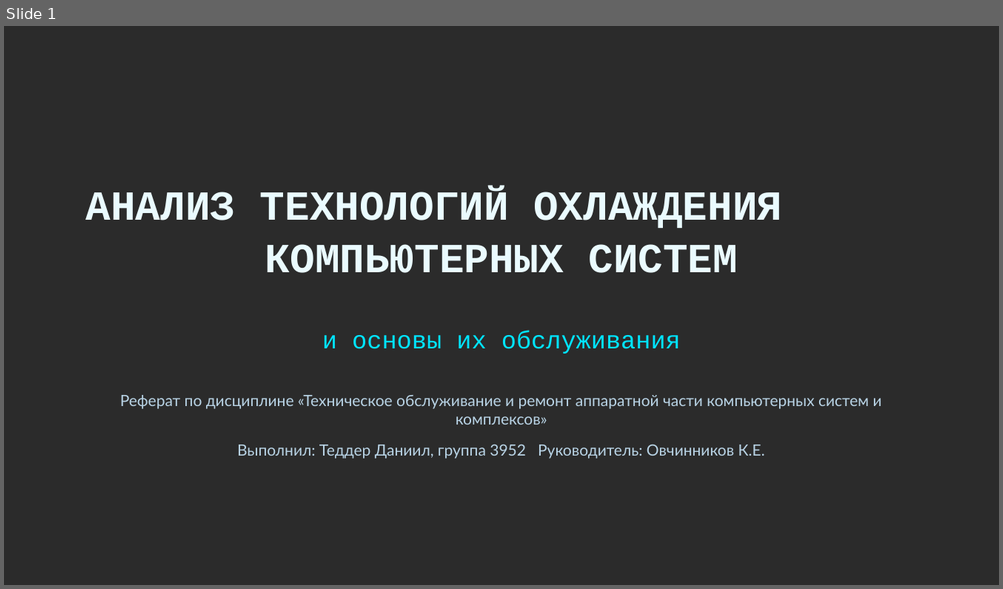
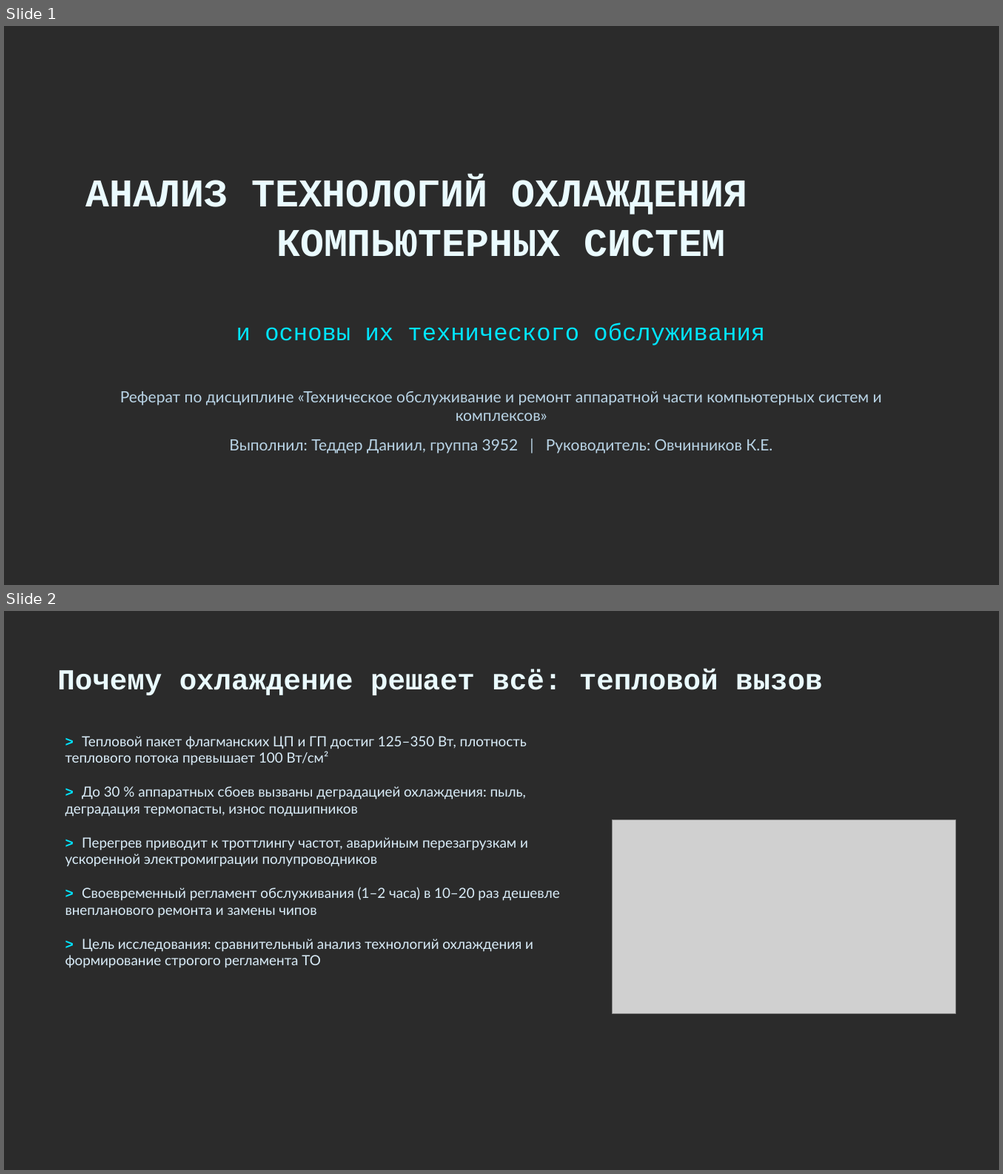
Before and after one commit to Danjar2005/Referat-Ovechka, a slide deck: ОВЧ-ЭКЗ/Итоговые работы/3952_Теддер_Д_ОхлаждениеКомпьютерныхСистем_Презентация.pptx. Shown one above the other, each under a label of ours: slide 1 before the commit, slides 1 and 2 after it. The pictures are 1003x589 and 1003x1174 pixels, drawn with LibreOffice and Linux fonts; fonts in the diff are those of the drawing; grey boxes stand for pictures; background and template pictures are left out; a plain dark background stands for a picture behind light text. Boxes give left, top, right and bottom in pixels: in the first picture for what was removed or moved away, otherwise in the second. Text is boxed around its words. In the diff, an @@ line names an element or a change of style, - is before the commit and + after.

```diff
--- a/ОВЧ-ЭКЗ/Итоговые работы/3952_Теддер_Д_ОхлаждениеКомпьютерныхСистем_Презентация.pptx
+++ b/ОВЧ-ЭКЗ/Итоговые работы/3952_Теддер_Д_ОхлаждениеКомпьютерныхСистем_Презентация.pptx
@@ slide 2 added at [4,611,999,1170], background picture (left out) @@
@@ text added at [57,669,822,695], 28 pt, text #EAFBFF, bold @@
+Почему охлаждение решает всё: тепловой вызов
@@ text added at [65,736,526,766], 13.5 pt, text #D9ECF8 @@
+> Тепловой пакет флагманских ЦП и ГП достиг 125–350 Вт, плотность теплового потока превышает 100 Вт/см²
@@ text added at [65,786,526,817], 13.5 pt, text #D9ECF8 @@
+> До 30 % аппаратных сбоев вызваны деградацией охлаждения: пыль, деградация термопасты, износ подшипников
@@ picture added at [612,820,956,1014] @@
@@ text added at [65,837,528,867], 13.5 pt, text #D9ECF8 @@
+> Перегрев приводит к троттлингу частот, аварийным перезагрузкам и ускоренной электромиграции полупроводников
@@ text added at [65,887,560,918], 13.5 pt, text #D9ECF8 @@
+> Своевременный регламент обслуживания (1–2 часа) в 10–20 раз дешевле внепланового ремонта и замены чипов
@@ text added at [65,939,533,968], 13.5 pt, text #D9ECF8 @@
+> Цель исследования: сравнительный анализ технологий охлаждения и формирование строгого регламента ТО
@@ slide 1 changed as well @@
@@ text "АНАЛИЗ ТЕХНОЛОГИЙ ОХЛАЖДЕНИЯ КОМПЬЮТЕРНЫХ СИСТЕМ": place and size @@
-text "АНАЛИЗ ТЕХНОЛОГИЙ ОХЛАЖДЕНИЯ КОМПЬЮТЕРНЫХ СИСТЕМ" at [86,190,782,273]
+text "АНАЛИЗ ТЕХНОЛОГИЙ ОХЛАЖДЕНИЯ КОМПЬЮТЕРНЫХ СИСТЕМ" at [86,178,747,257]
@@ text "АНАЛИЗ ТЕХНОЛОГИЙ ОХЛАЖДЕНИЯ КОМПЬЮТЕРНЫХ СИСТЕМ" at [86,178,747,257]: size 40 to 38 pt @@
@@ text at [236,323,765,346]: text changed; size 24 to 23 pt @@
-и основы их обслуживания
+и основы их технического обслуживания
@@ text "Реферат по дисциплине «Техническое обслуживание ...": place and size @@
-text "Реферат по дисциплине «Техническое обслуживание ..." at [120,395,882,425]
+text "Реферат по дисциплине «Техническое обслуживание ..." at [120,392,882,421]
@@ text at [229,440,772,454]: text changed @@
-Выполнил: Теддер Даниил, группа 3952 Руководитель: Овчинников К.Е.
+Выполнил: Теддер Даниил, группа 3952 | Руководитель: Овчинников К.Е.
```
Also in this commit, not shown: 13 other slides added, 13 slides removed, 2 other files.
